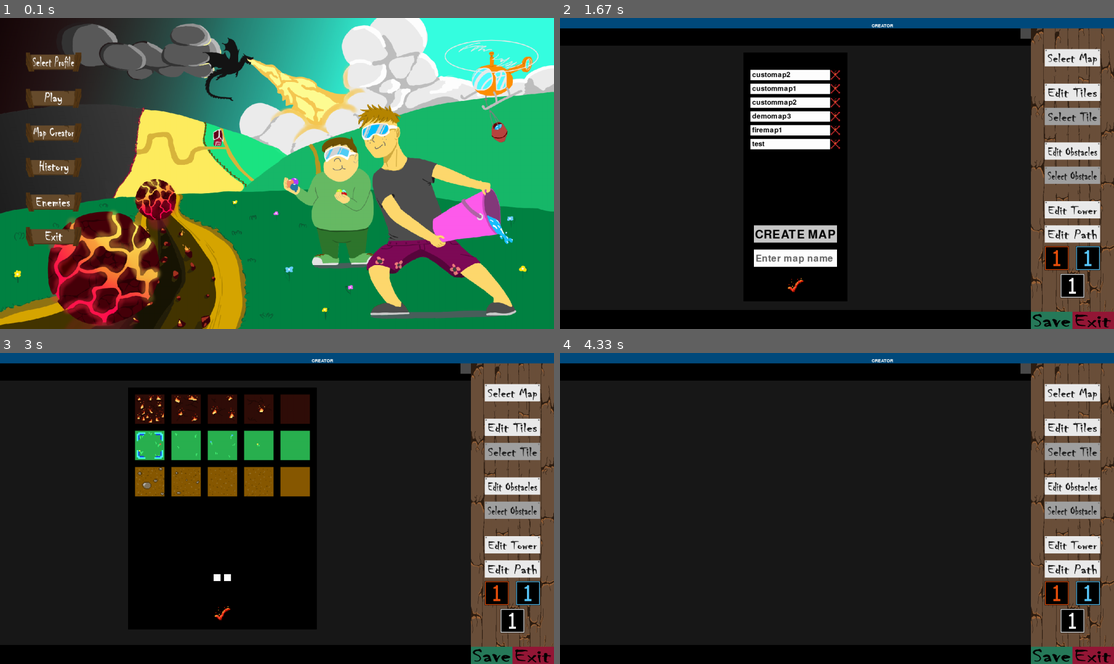
Above: before the commit, frames 1-4 (two rows, left to right).
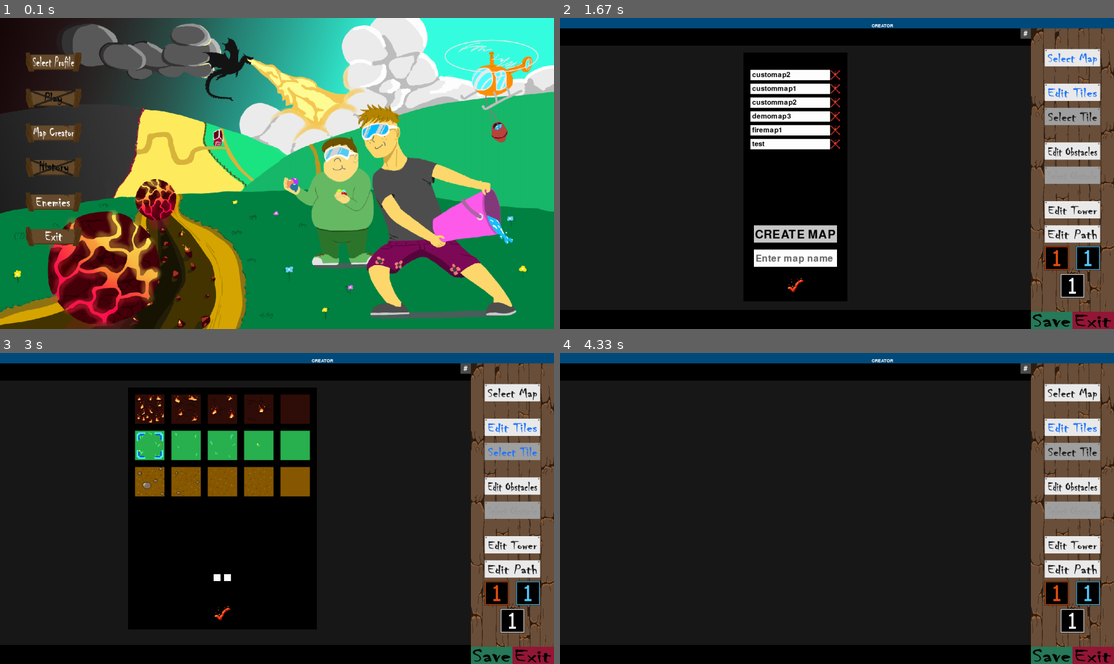
Above: after the commit, the same moments.

Repository: Markuss2b/td
Game: pygame game, started from main.py
Same seed, same stepped clock (60 frames per second), same inputs: the game is played once before the commit and once after it.
Inputs (mouse positions are in pixels of both pictures, inside the frame that each line leads up to):
- Up to frame 1 (0.1 s): no input
- Up to frame 2 (1.67 s): click (615, 133) at 0.88 s; click (1069, 58) at 1.22 s; click "CREATE MAP" at 1.55 s
- Up to frame 3 (3 s): click (144, 511) at 1.88 s; click (509, 452) at 2.22 s; click (288, 402) at 2.55 s; click (144, 446) at 2.88 s
- Up to frame 4 (4.33 s): click (820, 455) at 3.22 s; click (1047, 626) at 3.55 s

The runs differ from the first frame. In frame 1, 0.3% of the frame differs, in the area x 5-14%, y 23-51%; in frame 2, 0.3%, in the area x 83-97%, y 3-53%; in frame 3, 0.3%; in frame 4, 0.2%.

Commit message:
Many on hover, active, disabled for Buttons added

Diff:
--- a/all_maps/custommap1/obstacles.txt
+++ b/all_maps/custommap1/obstacles.txt
@@ -27,6 +27,6 @@
 Tree.png,1217.5,318.5,120,200
 Tree.png,1263.5,334.5,120,200
 Tree.png,1193.5,358.5,120,200
-Rocks.png,1159.5,728.5,120,120
-Rocks.png,1250.5,641.5,120,120
-BlackTree.png,1253.5,650.5,120,200
+Rocks.png,1133.5,730.5,120,120
+Rocks.png,1239.5,638.5,120,120
+BlackTree.png,1237.5,644.5,120,200
--- a/pygame_functions.py
+++ b/pygame_functions.py
@@ -22,3 +22,12 @@
     draw_img_on_rect(screen, f'images/Assets/CheckMark.png', confirm_rect.left, confirm_rect.top, confirm_rect.width, confirm_rect.height)
 
     return confirm_rect
+
+def check_button_state(bttn_rect, mx, my, active, disabled):
+    if disabled == True:
+        return "Disabled"
+    if active == True:
+        return "Hovered"
+    if bttn_rect.collidepoint(mx, my):
+        return "Hovered"
+    return "Unselected"
--- a/td_map_creator.py
+++ b/td_map_creator.py
@@ -2,7 +2,7 @@
 import os
 import sys
 import shutil
-from pygame_functions import draw_text, draw_checkmark_on_menu, draw_img_on_rect, draw_transparent_img
+from pygame_functions import draw_text, draw_checkmark_on_menu, draw_img_on_rect, draw_transparent_img, check_button_state
 from model.map.map import Map, Location, Obstacle
 from model.map.tile_type_enum import get_tile_types
 
@@ -131,7 +131,11 @@
                 # Draws sequence blocks(=Amount of Paths) at the top
                 for i in range(len(self.map_selected.get_all_paths())):
                     seq = pygame.Rect(40 + i * 70, 0, 60, 30)
-                    pygame.draw.rect(self.screen, (180, 0, 0), seq)
+                    if i == 0 and self.selected_sequence == "first_path" or self.selected_sequence == self.path_names[i-1] and i != 0:
+                        pygame.draw.rect(self.screen, (255, 15, 0), seq)
+                    else:
+                        pygame.draw.rect(self.screen, (180, 0, 0), seq)
+
                     draw_text(f'PATH {i}', pygame.font.SysFont(None, 20), (0, 0, 0), self.screen, seq.left + 3, seq.top + 9)
                     seq_rec.append(seq)
 
@@ -178,29 +182,49 @@
 
             grid_button = pygame.Rect(1330, 30, 30, 30)
             pygame.draw.rect(self.screen, (75, 75, 75), grid_button)
+            draw_text("#", pygame.font.SysFont(None, 30), (255, 255, 255), self.screen, grid_button.left + 9, grid_button.top + 5)
 
             save_button = pygame.Rect(1360, 850, 120, 50)
+            type = check_button_state(save_button, self.mx, self.my, False, False)
+            draw_img_on_rect(self.screen, f'images/UI/MapCreator/Buttons/BTN_Save_{type}.png', save_button.left, save_button.top, save_button.width, save_button.height)
+
             exit_button = pygame.Rect(1480, 850, 120, 50)
-            draw_img_on_rect(self.screen, "images/UI/MapCreator/Buttons/BTN_Save.png", save_button.left, save_button.top, save_button.width, save_button.height)
-            draw_img_on_rect(self.screen, "images/UI/MapCreator/Buttons/BTN_Exit.png", exit_button.left, exit_button.top, exit_button.width, exit_button.height)
+            type = check_button_state(exit_button, self.mx, self.my, False, False)
+            draw_img_on_rect(self.screen, f'images/UI/MapCreator/Buttons/BTN_Exit_{type}.png', exit_button.left, exit_button.top, exit_button.width, exit_button.height)
 
             select_map = pygame.Rect(1400, 90, 160, 50)
-            draw_img_on_rect(self.screen, "images/UI/MapCreator/Buttons/Plate/BTN_SelectMap_Unselected.png", select_map.left, select_map.top, select_map.width, select_map.height)
+            type = check_button_state(select_map, self.mx, self.my, self.load_map_menu, False)
+            draw_img_on_rect(self.screen, f'images/UI/MapCreator/Buttons/Plate/BTN_SelectMap_{type}.png', select_map.left, select_map.top, select_map.width, select_map.height)
 
             see_tiles = pygame.Rect(1400, 190, 160, 50)
+            selected = True if self.selected_view_mode == "Tiles" else False
+            type = check_button_state(see_tiles, self.mx, self.my, selected, False)
+            draw_img_on_rect(self.screen, f'images/UI/MapCreator/Buttons/Plate/BTN_EditTiles_{type}.png', see_tiles.left, see_tiles.top, see_tiles.width, see_tiles.height)
+
             open_tile_menu_button = pygame.Rect(1400, 260, 160, 50)
-            draw_img_on_rect(self.screen, "images/UI/MapCreator/Buttons/Plate/BTN_EditTiles_Unselected.png", see_tiles.left, see_tiles.top, see_tiles.width, see_tiles.height)
-            draw_img_on_rect(self.screen, "images/UI/MapCreator/Buttons/Plate/BTN_SelectTile_Unselected.png", open_tile_menu_button.left, open_tile_menu_button.top, open_tile_menu_button.width, open_tile_menu_button.height)
+            disabled = True if self.selected_view_mode == "Obstacles" or self.selected_view_mode == "Tower" or self.selected_view_mode == "Sequence" else False
+            type = check_button_state(open_tile_menu_button, self.mx, self.my, self.load_tile_menu, disabled)
+            draw_img_on_rect(self.screen, f'images/UI/MapCreator/Buttons/Plate/BTN_SelectTile_{type}.png', open_tile_menu_button.left, open_tile_menu_button.top, open_tile_menu_button.width, open_tile_menu_button.height)
 
             see_obstacles = pygame.Rect(1400, 360, 160, 50)
+            selected = True if self.selected_view_mode == "Obstacles" else False
+            type = check_button_state(see_obstacles, self.mx, self.my, selected, False)
+            draw_img_on_rect(self.screen, f'images/UI/MapCreator/Buttons/Plate/BTN_EditObstacles_{type}.png', see_obstacles.left, see_obstacles.top, see_obstacles.width, see_obstacles.height)
+
             open_obstacle_menu = pygame.Rect(1400, 430, 160, 50)
-            draw_img_on_rect(self.screen, "images/UI/MapCreator/Buttons/Plate/BTN_EditObstacles_Unselected.png", see_obstacles.left, see_obstacles.top, see_obstacles.width, see_obstacles.height)
-            draw_img_on_rect(self.screen, "images/UI/MapCreator/Buttons/Plate/BTN_SelectObstacle_Unselected.png", open_obstacle_menu.left, open_obstacle_menu.top, open_obstacle_menu.width, open_obstacle_menu.height)
+            disabled = True if self.selected_view_mode == "Tiles" or self.selected_view_mode == "Tower" or self.selected_view_mode == "Sequence" else False
+            type = check_button_state(open_obstacle_menu, self.mx, self.my, self.load_obstacle_menu, disabled)
+            draw_img_on_rect(self.screen, f'images/UI/MapCreator/Buttons/Plate/BTN_SelectObstacle_{type}.png', open_obstacle_menu.left, open_obstacle_menu.top, open_obstacle_menu.width, open_obstacle_menu.height)
 
             see_tower_avail = pygame.Rect(1400, 530, 160, 50)
+            selected = True if self.selected_view_mode == "Tower" else False
+            type = check_button_state(see_tower_avail, self.mx, self.my, selected, False)
+            draw_img_on_rect(self.screen, f'images/UI/MapCreator/Buttons/Plate/BTN_EditTower_{type}.png', see_tower_avail.left, see_tower_avail.top, see_tower_avail.width, see_tower_avail.height)
+
             see_sequence = pygame.Rect(1400, 600, 160, 50)
-            draw_img_on_rect(self.screen, "images/UI/MapCreator/Buttons/Plate/BTN_EditTower_Unselected.png", see_tower_avail.left, see_tower_avail.top, see_tower_avail.width, see_tower_avail.height)
-            draw_img_on_rect(self.screen, "images/UI/MapCreator/Buttons/Plate/BTN_EditPath_Unselected.png", see_sequence.left, see_sequence.top, see_sequence.width, see_sequence.height)
+            selected = True if self.selected_view_mode == "Sequence" else False
+            type = check_button_state(see_sequence, self.mx, self.my, selected, False)
+            draw_img_on_rect(self.screen, f'images/UI/MapCreator/Buttons/Plate/BTN_EditPath_{type}.png', see_sequence.left, see_sequence.top, see_sequence.width, see_sequence.height)
 
             red_style_button = pygame.Rect(1400, 660, 70, 70)
             blue_style_button = pygame.Rect(1490, 660, 70, 70)
@@ -525,7 +549,12 @@
 
         # Create buttons
         add_new_map_rect = pygame.Rect(map_menu_left + 30, map_menu_top + map_menu_length - 220, map_menu_width - 60, 50)
-        pygame.draw.rect(self.screen, (200, 200, 200), add_new_map_rect)
+
+        if add_new_map_rect.collidepoint(self.mx, self.my):
+            pygame.draw.rect(self.screen, (200, 200, 200), add_new_map_rect)
+        else:
+            pygame.draw.rect(self.screen, (100, 100, 100), add_new_map_rect)
+
         draw_text("CREATE MAP", pygame.font.SysFont(None, 50), (0, 0, 0), self.screen, add_new_map_rect.left + 3, add_new_map_rect.top + 10)
 
         new_map_inputfield = pygame.Rect(map_menu_left + 30, map_menu_top + map_menu_length - 150, map_menu_width - 60, 50)
--- a/td_menu.py
+++ b/td_menu.py
@@ -4,7 +4,7 @@
 from OpenGL.GL import *
 from td_game import TDGame
 from td_map_creator import MapCreator
-from pygame_functions import draw_checkmark_on_menu, draw_img_on_rect, draw_text
+from pygame_functions import draw_checkmark_on_menu, draw_img_on_rect, draw_text, check_button_state
 from db_functions import *
 from model.profile import Profile
 from model.map.map import Map
@@ -102,27 +102,34 @@
                     enemies_button = pygame.Rect(75, 505, 160, 55)
                     exit_button = pygame.Rect(75, 605, 160, 55)
 
-                    draw_img_on_rect(self.screen, "images/UI/MainMenu/BTN_SelectProfile.png", select_profile_button.left, select_profile_button.top, select_profile_button.width, select_profile_button.height)
+                    type = check_button_state(select_profile_button, self.mx, self.my, False, False)
+                    draw_img_on_rect(self.screen, f"images/UI/MainMenu/BTN_SelectProfile_{type}.png", select_profile_button.left, select_profile_button.top, select_profile_button.width, select_profile_button.height)
                     # pygame.draw.rect(self.screen, (255, 255, 255), select_profile_button)
                     # draw_text(f'Select Profile', self.font, (0,0,0), self.screen, select_profile_button.left + 2, select_profile_button.top + 2)
 
-                    draw_img_on_rect(self.screen, "images/UI/MainMenu/BTN_Play.png", play_button.left, play_button.top, play_button.width, play_button.height)
+                    disabled = True if self.selected_profile == None else False
+                    type = check_button_state(play_button, self.mx, self.my, False, disabled)
+                    draw_img_on_rect(self.screen, f"images/UI/MainMenu/BTN_Play_{type}.png", play_button.left, play_button.top, play_button.width, play_button.height)
                     # pygame.draw.rect(self.screen, (255, 255, 255), play_button)
                     # draw_text(f'Play', self.font, (0,0,0), self.screen, play_button.left + 2, play_button.top + 2)
 
-                    draw_img_on_rect(self.screen, "images/UI/MainMenu/BTN_MapCreator.png", map_creator_button.left, map_creator_button.top, map_creator_button.width, map_creator_button.height)
+                    type = check_button_state(map_creator_button, self.mx, self.my, False, False)
+                    draw_img_on_rect(self.screen, f"images/UI/MainMenu/BTN_MapCreator_{type}.png", map_creator_button.left, map_creator_button.top, map_creator_button.width, map_creator_button.height)
                     # pygame.draw.rect(self.screen, (255, 255, 255), map_creator_button)
                     # draw_text(f'Map creator', self.font, (0,0,0), self.screen, map_creator_button.left + 2, map_creator_button.top + 2)
 
-                    draw_img_on_rect(self.screen, "images/UI/MainMenu/BTN_History.png", history_button.left, history_button.top, history_button.width, history_button.height)
+                    type = check_button_state(history_button, self.mx, self.my, False, disabled)
+                    draw_img_on_rect(self.screen, f"images/UI/MainMenu/BTN_History_{type}.png", history_button.left, history_button.top, history_button.width, history_button.height)
                     # pygame.draw.rect(self.screen, (255, 255, 255), history_button)
                     # draw_text(f'History', self.font, (0,0,0), self.screen, history_button.left + 2, history_button.top + 2)
 
-                    draw_img_on_rect(self.screen, "images/UI/MainMenu/BTN_Enemies.png", enemies_button.left, enemies_button.top, enemies_button.width, enemies_button.height)
+                    type = check_button_state(enemies_button, self.mx, self.my, False, False)
+                    draw_img_on_rect(self.screen, f"images/UI/MainMenu/BTN_Enemies_{type}.png", enemies_button.left, enemies_button.top, enemies_button.width, enemies_button.height)
                     # pygame.draw.rect(self.screen, (255, 255, 255), enemies_button)
                     # draw_text(f'Enemies', self.font, (0,0,0), self.screen, enemies_button.left + 2, enemies_button.top + 2)
 
-                    draw_img_on_rect(self.screen, "images/UI/MainMenu/BTN_Exit.png", exit_button.left, exit_button.top, exit_button.width, exit_button.height)
+                    type = check_button_state(exit_button, self.mx, self.my, False, False)
+                    draw_img_on_rect(self.screen, f"images/UI/MainMenu/BTN_Exit_{type}.png", exit_button.left, exit_button.top, exit_button.width, exit_button.height)
                     # pygame.draw.rect(self.screen, (255, 255, 255), exit_button)
                     # draw_text(f'Exit', self.font, (0,0,0), self.screen, exit_button.left + 2, exit_button.top + 2)
 
@@ -242,10 +249,13 @@
                 self.load_select_profile = False
 
         create_new_profile_button = pygame.Rect(profile_left + 30, profile_top + profile_height - 60, 150, 40)
-        pygame.draw.rect(self.screen, (0, 100, 0), create_new_profile_button)
+        type = check_button_state(create_new_profile_button, self.mx, self.my, False, False)
+        draw_img_on_rect(self.screen, f'images/UI/MainMenu/Profile/BTN_CreateProfile_{type}.png', create_new_profile_button.left, create_new_profile_button.top, create_new_profile_button.width, create_new_profile_button.height)
 
         enable_disable_delete_profile_button = pygame.Rect(profile_left + profile_width - 150 - 30, profile_top + profile_height - 60, 150, 40)
+        type = check_button_state(enable_disable_delete_profile_button, self.mx, self.my, self.can_delete_profile, False)
         pygame.draw.rect(self.screen, (100, 0, 0), enable_disable_delete_profile_button)
+        draw_img_on_rect(self.screen, f'images/UI/MainMenu/Profile/BTN_EnableDelete_{type}.png', enable_disable_delete_profile_button.left, enable_disable_delete_profile_button.top, enable_disable_delete_profile_button.width, enable_disable_delete_profile_button.height)
 
         self.handle_profile_buttons(create_new_profile_button, enable_disable_delete_profile_button)
 
@@ -667,6 +677,8 @@
             draw_img_on_rect(self.screen, f'images/Enemies/{enemy_image}', base_x, base_y, 85, 85)
 
             if enemy_rect.collidepoint(self.mx, self.my):
+                draw_img_on_rect(self.screen, f'images/Assets/select.png', enemy_rect.left, enemy_rect.top, enemy_rect.width, enemy_rect.height)
+
                 if self.click:
                     self.load_enemy = True
                     self.load_edit_enemies = False
Not shown, changed: TODO.txt
Renamed: images/UI/MainMenu/BTN_Enemies.png -> images/UI/MainMenu/BTN_Enemies_Unselected.png
Renamed: images/UI/MainMenu/BTN_Exit.png -> images/UI/MainMenu/BTN_Exit_Unselected.png
Renamed: images/UI/MainMenu/BTN_History.png -> images/UI/MainMenu/BTN_History_Unselected.png
Renamed: images/UI/MainMenu/BTN_MapCreator.png -> images/UI/MainMenu/BTN_MapCreator_Unselected.png
Renamed: images/UI/MainMenu/BTN_Play.png -> images/UI/MainMenu/BTN_Play_Unselected.png
Binary file removed: images/UI/MainMenu/BTN_SelectProfile.png
Binary file added: images/UI/MainMenu/BTN_SelectProfile_Hovered.png
Renamed: images/UI/MainMenu/BTN_SaveProfile.png -> images/UI/MainMenu/BTN_SelectProfile_Unselected.png
Binary file added: images/UI/MainMenu/Profile/BTN_CreateProfile_Hovered.png
Binary file added: images/UI/MainMenu/Profile/BTN_CreateProfile_Unselected.png
Binary file added: images/UI/MainMenu/Profile/BTN_EnableDelete_Hovered.png
(and 13 more such lines)
